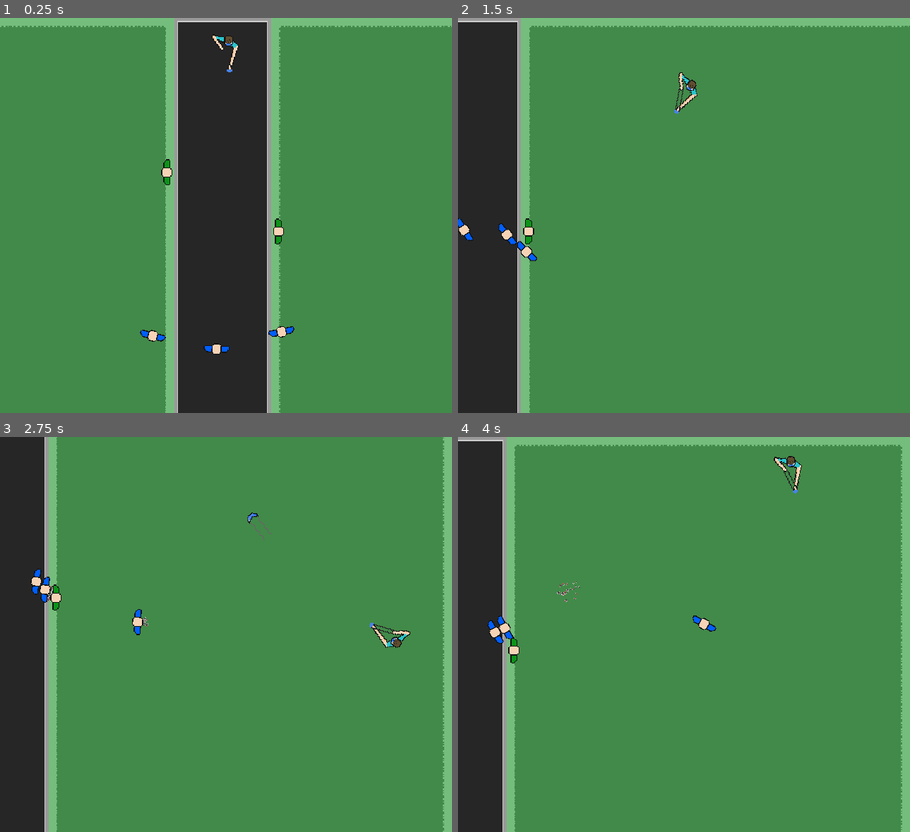
Above: before the commit, frames 1-4 (two rows, left to right).
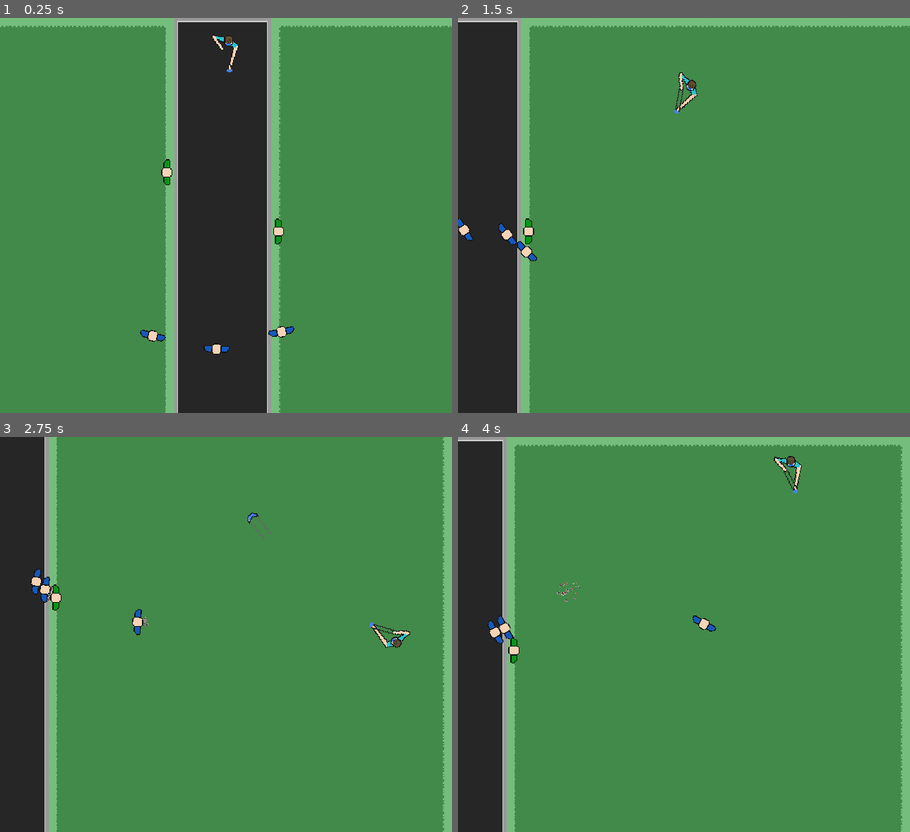
Above: after the commit, the same moments.

Repository: MCluck90/get-masked-open-jam-2020
Game: Godot game, scene res://Levels/Level-00.tscn
Two runs of this game, one before a commit and one after it. Both use one fixed random seed, a clock stepped at 60 frames per second and the inputs below.
Inputs (mouse positions are in pixels of both pictures, inside the frame that each line leads up to):
- Up to frame 1 (0.25 s): no input
- Up to frame 2 (1.5 s): move the mouse to (783, 195) at 0.52 s; hold D (move_right) 0.53-1.28 s; hold Space (shoot) 0.53-1.28 s; move the mouse to (593, 235) at 1.27 s; hold S (move_down) from 1.28 s (still down); tap Space (shoot) at 1.35 s
- Up to frame 3 (2.75 s): move the mouse to (271, 547) at 2.02 s; release S (move_down) at 2.03 s; hold D (move_right) from 2.03 s (still down); hold Space (shoot) from 2.03 s (still down)
- Up to frame 4 (4 s): move the mouse to (661, 713) at 2.77 s; release D (move_right) at 2.78 s; release Space (shoot) at 2.78 s; hold W (move_up) 2.78-3.53 s; tap Space (shoot) at 2.85 s; move the mouse to (819, 693) at 3.52 s; hold A (move_left) from 3.53 s (still down); hold Space (shoot) from 3.53 s (still down)

The runs differ from the first frame. In frame 1, 0.1% of the frame differs, in the area x 31-65%, y 78-85%; in frame 2, 0.1%; in frame 3, 0.1%, in the area x 7-32%, y 33-50%; in frame 4, 0.1%.

Commit message:
Animate covidiots when they get a mask

Diff:
--- a/game/Covidiot/Bystander/Bystander.tscn
+++ b/game/Covidiot/Bystander/Bystander.tscn
@@ -20,7 +20,43 @@
 shader = SubResource( 6 )
 shader_param/color = Color( 0.0470588, 0.576471, 0.101961, 1 )
 
+[sub_resource type="Animation" id=8]
+resource_name = "masked"
+tracks/0/type = "value"
+tracks/0/path = NodePath("Sprite:material:shader_param/color")
+tracks/0/interp = 1
+tracks/0/loop_wrap = true
+tracks/0/imported = false
+tracks/0/enabled = true
+tracks/0/keys = {
+"times": PoolRealArray( 0, 0.6 ),
+"transitions": PoolRealArray( 1, 11.31 ),
+"update": 0,
+"values": [ Color( 0.0470588, 0.576471, 0.101961, 1 ), Color( 1, 1, 1, 1 ) ]
+}
+
+[sub_resource type="Animation" id=9]
+resource_name = "neutral"
+length = 0.1
+tracks/0/type = "value"
+tracks/0/path = NodePath("Sprite:material:shader_param/color")
+tracks/0/interp = 1
+tracks/0/loop_wrap = true
+tracks/0/imported = false
+tracks/0/enabled = true
+tracks/0/keys = {
+"times": PoolRealArray( 0 ),
+"transitions": PoolRealArray( 1 ),
+"update": 0,
+"values": [ Color( 0.0470588, 0.576471, 0.101961, 1 ) ]
+}
+
 [node name="Bystander" instance=ExtResource( 1 )]
 
 [node name="Sprite" parent="." index="3"]
 material = SubResource( 7 )
+
+[node name="AnimationPlayer" type="AnimationPlayer" parent="." index="4"]
+autoplay = "neutral"
+anims/masked = SubResource( 8 )
+anims/neutral = SubResource( 9 )
--- a/game/Covidiot/Chaser/Chaser.tscn
+++ b/game/Covidiot/Chaser/Chaser.tscn
@@ -19,10 +19,41 @@
 
 [sub_resource type="ShaderMaterial" id=7]
 shader = SubResource( 6 )
-shader_param/color = Color( 0, 0.368627, 1, 1 )
+shader_param/color = Color( 0.0823529, 0.34902, 0.729412, 1 )
 
 [sub_resource type="CircleShape2D" id=8]
 radius = 165.841
+
+[sub_resource type="Animation" id=9]
+resource_name = "masked"
+length = 0.6
+tracks/0/type = "value"
+tracks/0/path = NodePath("Sprite:material:shader_param/color")
+tracks/0/interp = 1
+tracks/0/loop_wrap = true
+tracks/0/imported = false
+tracks/0/enabled = true
+tracks/0/keys = {
+"times": PoolRealArray( 0, 0.6 ),
+"transitions": PoolRealArray( 1, 11.3137 ),
+"update": 0,
+"values": [ Color( 0.0823529, 0.34902, 0.729412, 1 ), Color( 1, 1, 1, 1 ) ]
+}
+
+[sub_resource type="Animation" id=10]
+resource_name = "neutral"
+tracks/0/type = "value"
+tracks/0/path = NodePath("Sprite:material:shader_param/color")
+tracks/0/interp = 1
+tracks/0/loop_wrap = true
+tracks/0/imported = false
+tracks/0/enabled = true
+tracks/0/keys = {
+"times": PoolRealArray( 0 ),
+"transitions": PoolRealArray( 1 ),
+"update": 0,
+"values": [ Color( 0.0823529, 0.34902, 0.729412, 1 ) ]
+}
 
 [node name="Chaser" instance=ExtResource( 1 )]
 script = ExtResource( 2 )
@@ -43,5 +74,10 @@
 
 [node name="CollisionShape2D" type="CollisionShape2D" parent="PlayerDetection" index="0"]
 shape = SubResource( 8 )
+
+[node name="AnimationPlayer" type="AnimationPlayer" parent="." index="6"]
+autoplay = "neutral"
+anims/masked = SubResource( 9 )
+anims/neutral = SubResource( 10 )
 [connection signal="body_entered" from="PlayerDetection" to="." method="_on_PlayerDetection_body_entered"]
 [connection signal="body_exited" from="PlayerDetection" to="." method="_on_PlayerDetection_body_exited"]
--- a/game/Covidiot/Covidiot.gd
+++ b/game/Covidiot/Covidiot.gd
@@ -21,6 +21,9 @@
 	$Cough.visible = false
 	$Breathing.visible = false
 	cough_particles.one_shot = true
+
+	# We need unique materials for animating purposes
+	$Sprite.material = $Sprite.material.duplicate()
 
 	yield(get_tree().create_timer(rng.randf() * 3.0), "timeout")
 	# Technically the player can mask this person before the timeout completes
@@ -64,6 +67,10 @@
 	cough_collider.queue_free()
 	is_wearing_a_mask = true
 
+	var animation_player: AnimationPlayer = $AnimationPlayer
+	if animation_player:
+		animation_player.play("masked")
+
 var cough_collisions = []
 func _on_Cough_body_entered(body):
 	var id = body.get_instance_id()
Not shown: 1 places in game/Covidiot/Bystander/Bystander.tscn that only renumber resources
Not shown: 1 places in game/Covidiot/Chaser/Chaser.tscn that only renumber resources
